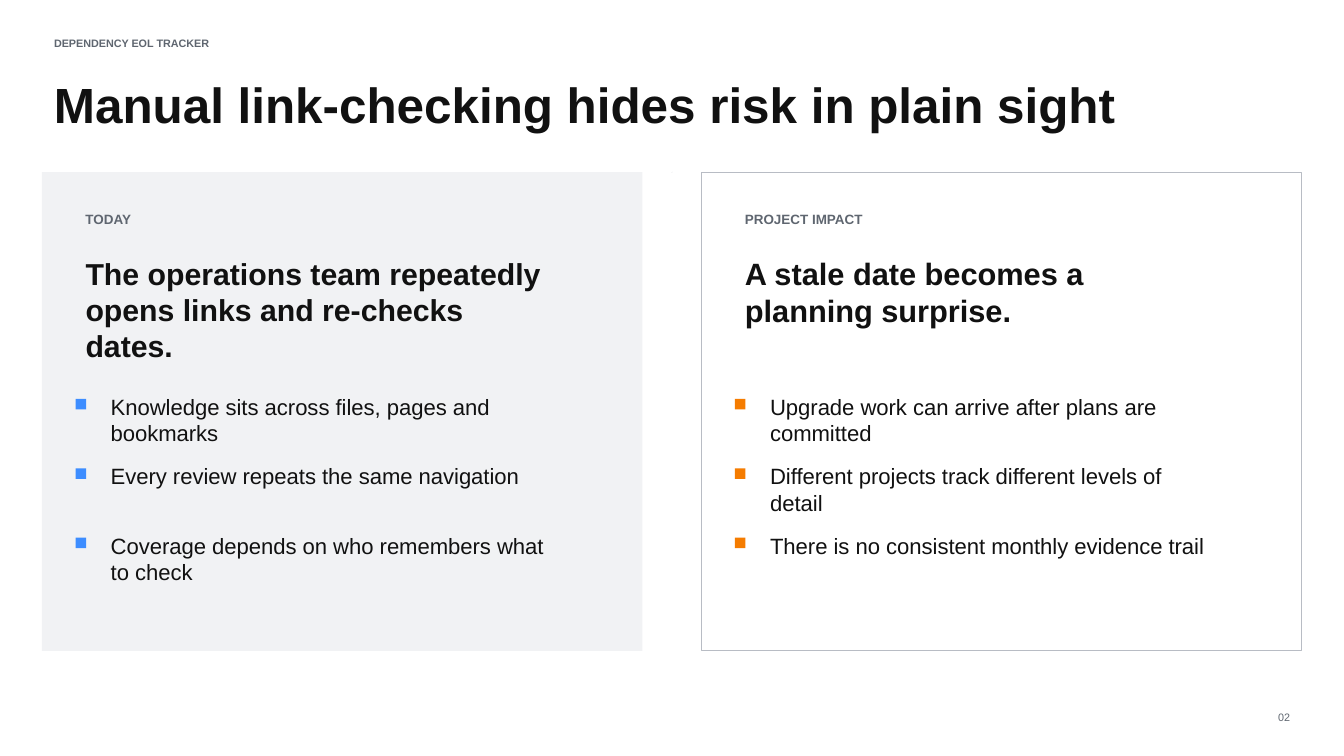
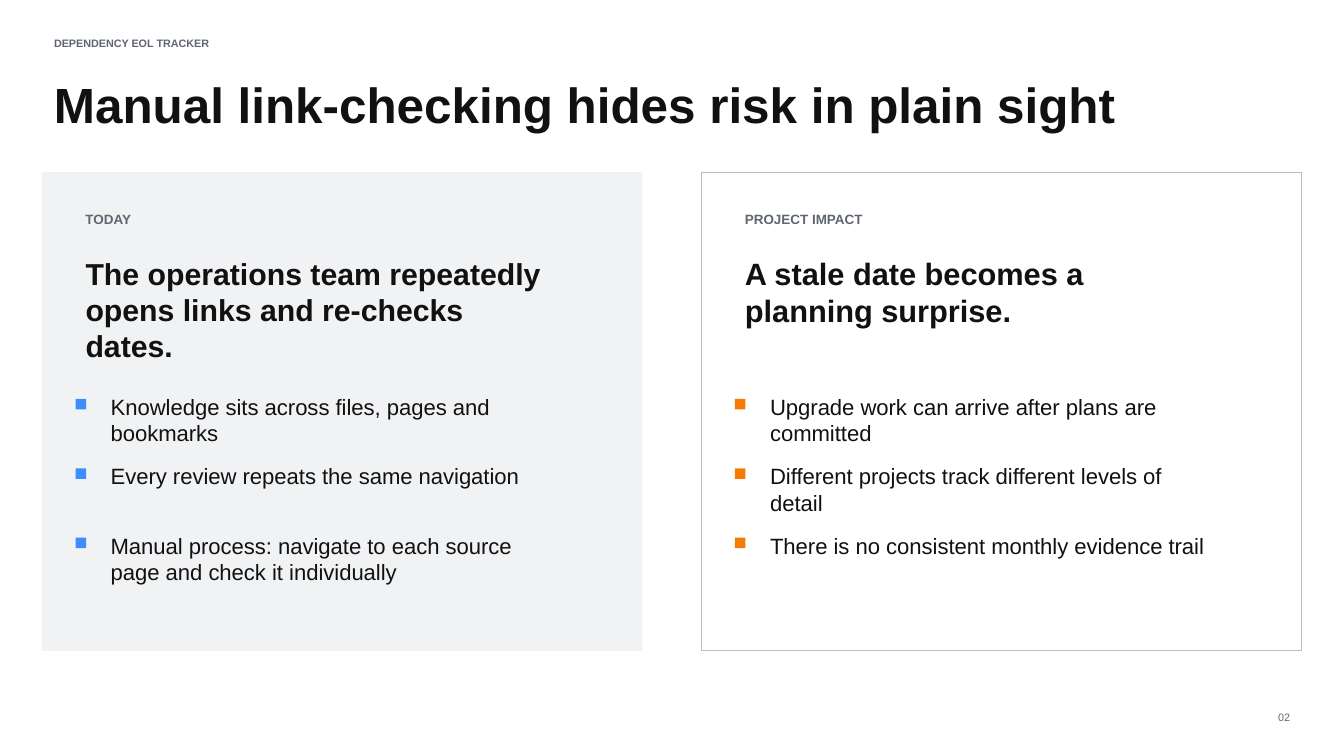
Before and after one commit to cheokjiade/end-of-life-tracker, a slide deck: slide 2 of docs/EOL_Tracker_Project_Overview.pptx. Drawn at 1344x756 pixels with LibreOffice and Linux fonts; fonts in the diff are those of the drawing. Boxes give left, top, right and bottom in pixels: in the first picture for what was removed or moved away, otherwise in the second. Text is boxed around its words. In the diff, an @@ line names an element or a change of style, - is before the commit and + after.

Commit message:
docs(presentation): clarify manual page checks

```diff
--- a/docs/EOL_Tracker_Project_Overview.pptx
+++ b/docs/EOL_Tracker_Project_Overview.pptx
@@ text at (111,538,512,585): text changed @@
-Coverage depends on who remembers what to check
+Manual process: navigate to each source page and check it individually
```
